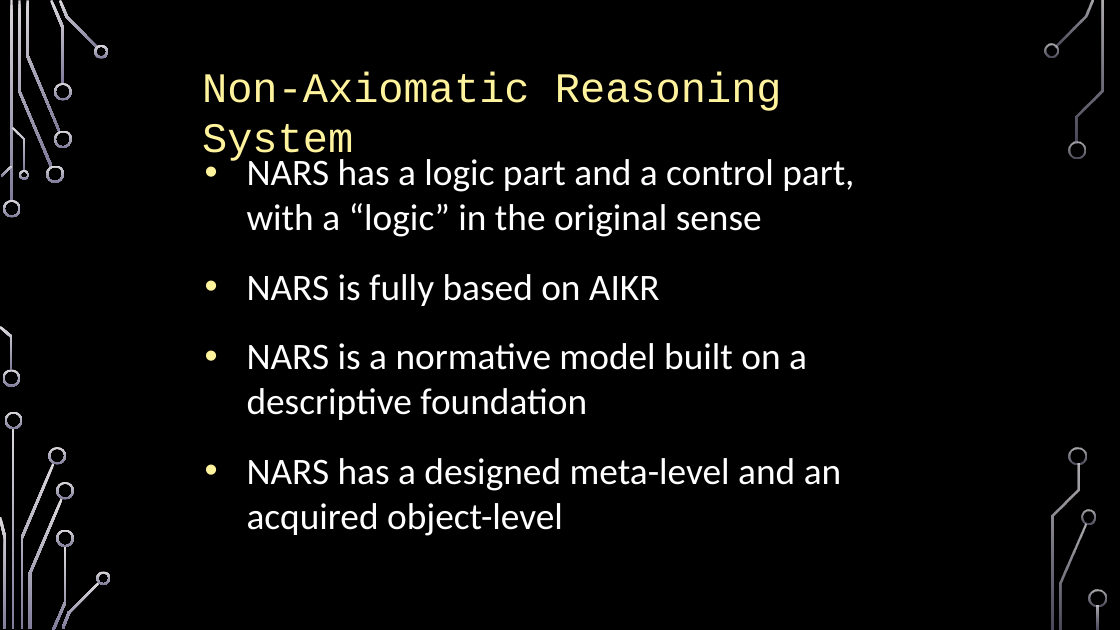
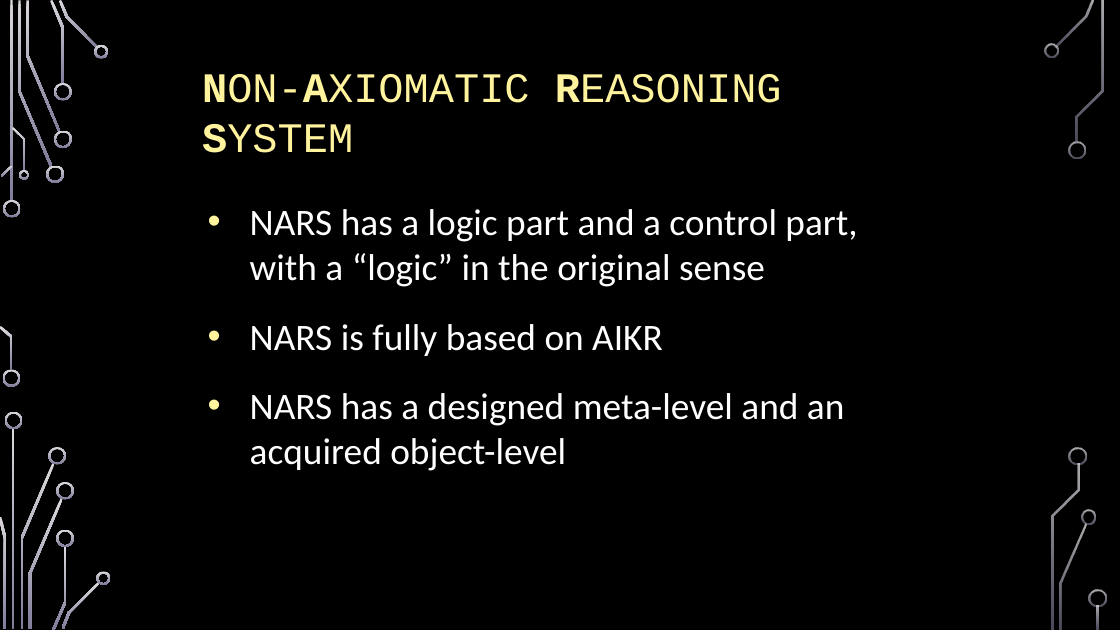
Before and after one commit to opennars/AGI-20-NARS-Tutorial-And-Workshop, a slide deck: slide 7 of NARS2019_files/NARS_Tutorial_AGI-20.pptx. Drawn at 1120x630 pixels with LibreOffice and Linux fonts; fonts in the diff are those of the drawing; background and template pictures are left out. Boxes give left, top, right and bottom in pixels: in the first picture for what was removed or moved away, otherwise in the second. Text is boxed around its words. In the diff, an @@ line names an element or a change of style, - is before the commit and + after.

```diff
--- a/NARS2019_files/NARS_Tutorial_AGI-20.pptx
+++ b/NARS2019_files/NARS_Tutorial_AGI-20.pptx
@@ text at [202, 74, 782, 153]: text changed @@
-Non-Axiomatic Reasoning System
+NON-AXIOMATIC REASONING SYSTEM
@@ text "NARS has a logic part ...": place and size @@
-text "NARS has a logic part ..." at [247, 159, 854, 536]
+text "NARS has a logic part ..." at [250, 209, 857, 471]
@@ text at [247, 343, 807, 420]: paragraph removed @@
-• NARS is a normative model built on a descriptive foundation
```
Also in this commit, not shown: 5 other slides changed, 1 other file.
